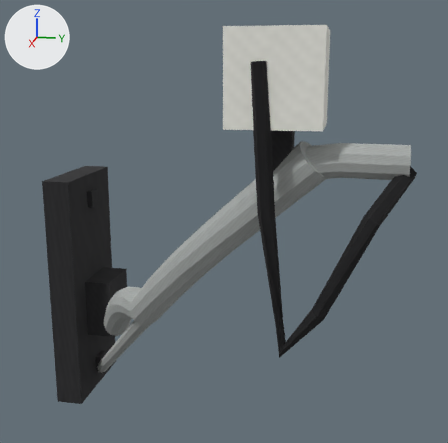
Before and after pictures for a commit that changed the OBJ model src/main/resources/assets/realgrid/models/block/pole_light_mount/arm_2_right_wired.obj.
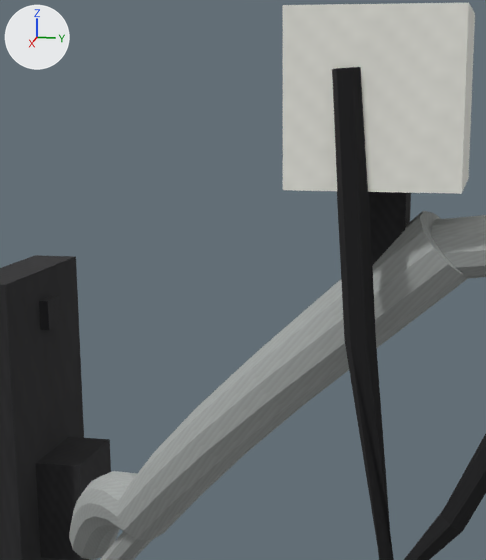
Old and new are each drawn whole from a 50 mm lens placed at (2.72, 0.07, 1.33), pointed at (0.9, -0.29, 0.87) and again close up on the part from 15% to 75% of the width and 5% to 76% of the height. The axes (+X, +Y, +Z) are drawn at upper left. The lights are the same throughout. The first two pictures are the older version. Where no turn or scale is listed for an object, it has been applied to the vertices. Vertices at exactly the same position are counted once.

In view in the first close-up: 'pole_light_mount_2_right_wired'.
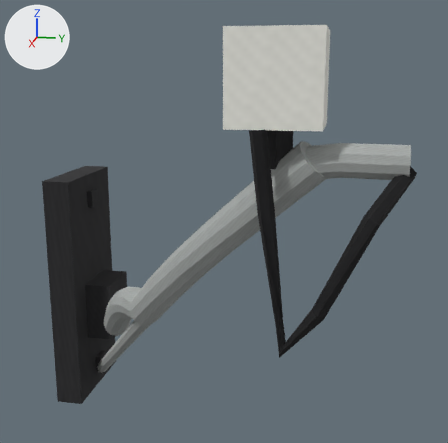
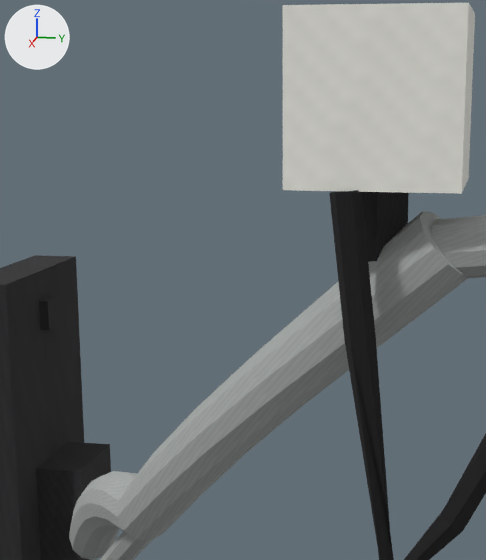
Changed parts and their boxes (x1, y1, x2, y2) in the close-ups (486 x 560 px; the box of a moved part takes in the faces that stretch with it):
part 1 of me_pole_light_mount_2_right_wired, moved or reshaped
    before: (36, 437, 111, 560)
    after: (36, 442, 111, 560)
part 2 of me_pole_light_mount_2_right_wired, cut back
    before: (332, 67, 411, 342)
    after: (329, 190, 409, 342)

Patch to the scene script:
```diff
--- a/src/main/resources/assets/realgrid/models/block/pole_light_mount/arm_2_right_wired.obj.py
+++ b/src/main/resources/assets/realgrid/models/block/pole_light_mount/arm_2_right_wired.obj.py
@@ me_pole_light_mount_2_right_wired @@
 # used by ob_pole_light_mount_2_right_wired; location = (0.0, 0.0, 0.0)
 # verts and faces of me_pole_light_mount_2_right_wired; kept vertices keep their numbers, new ones are numbered from 364
 # before: 8 (0.406, -0.9, 0.313), 9 (0.594, -0.9, 0.313) at pixel (40, 557), 10 (0.594, -0.9, 0.531) at pixel (35, 463), 11 (0.406, -0.9, 0.531) at pixel (68, 436), 12 (0.594, -0.8, 0.313)
 # before: 13 (0.406, -0.8, 0.313), 14 (0.406, -0.8, 0.531) at pixel (109, 439), 15 (0.594, -0.8, 0.531) at pixel (79, 466)
 # before: 312 (1.431, -0.1, 1.124), 313 (1.493, -0.1, 1.124), 314 (1.493, -0.1, 1.218), 315 (1.431, -0.1, 1.218), 316 (1.493, -0.037, 1.124)
 # before: 317 (1.431, -0.037, 1.124), 318 (1.431, -0.037, 1.218), 319 (1.493, -0.037, 1.218), 328 (1.552, -0.113, 1.342), 331 (1.567, -0.105, 1.343) at pixel (336, 68)
 # before: 333 (1.567, -0.088, 1.344) at pixel (352, 67), 335 (1.552, -0.079, 1.344), 337 (1.537, -0.088, 1.343), 339 (1.537, -0.105, 1.342)
-me_pole_light_mount_2_right_wired.from_pydata(...)  # 364 vertices, 329 faces; spans x 0.312..1.603, y -1.0..0.201, z 0.063..1.405
+me_pole_light_mount_2_right_wired.from_pydata(...)  # 364 vertices, 328 faces; spans x 0.312..1.603, y -1.0..0.201, z 0.063..1.405
+# me_pole_light_mount_2_right_wired part 1
+for i in [*range(8, 16)]: verts[i] += (0.0, 0.0, -0.012)
+# me_pole_light_mount_2_right_wired part 2
+delete_faces([(312, 315, 318, 317)])
+for i in [328, 331, 339]: verts[i] += (0.0, 0.0, -0.126)
+verts[312] = (1.462, -0.037, 1.093)  # moved
+verts[313] = (1.462, -0.037, 1.218)  # moved
+verts[314] = (1.493, -0.069, 1.218)  # moved
+verts[315] = (1.493, -0.069, 1.093)  # moved
+verts[319] = (1.462, -0.1, 1.218)  # moved
+verts[318] = (1.462, -0.1, 1.093)  # moved
+verts[316] = (1.431, -0.069, 1.218)  # moved
+verts[317] = (1.431, -0.069, 1.093)  # moved
+verts[333] = (1.567, -0.088, 1.219)  # moved, pixel (351, 191)
+verts[337] = (1.537, -0.088, 1.218)  # moved
+verts[335] = (1.552, -0.079, 1.22)  # moved
 me_pole_light_mount_2_right_wired.materials.append(mat_clamp)
```
